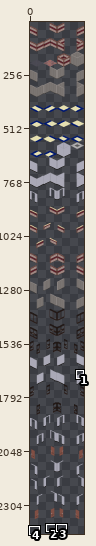
Sprite sheet -- Content/SheetsOrigin/cubiclewallssheet.png. Above, an overview of the earlier version with the close-up marked.
Close-up. Before:
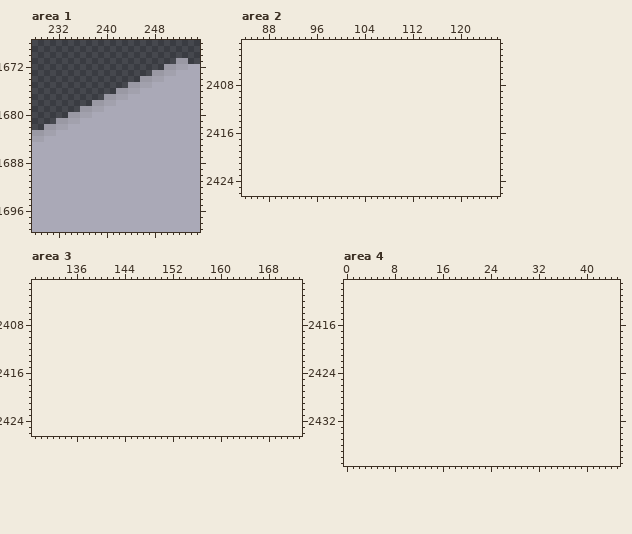
The file is 256x2376 pixels. Colours within 5 levels of each other are drawn and written as one. Shown: area 1: x 228..255, y 1668..1699; area 2: x 84..126, y 2401..2426; area 3: x 129..173, y 2401..2426; area 4: x 0..45, y 2409..2439. The old version is drawn lined up with the new one, on the new canvas. The wide view leaves out empty margins. The commit also changed other parts of the picture, which this record leaves out.
Once edited:
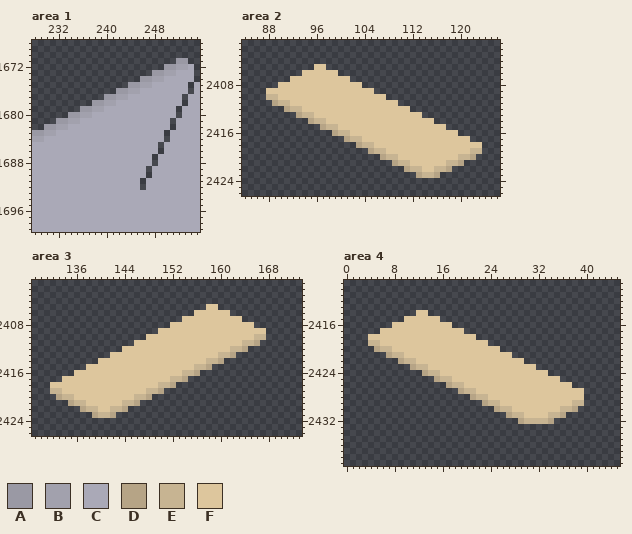
Palette (. is transparent): A #9a99a4  B #a2a1ad  C #aaa9b7  D #b6a486  E #c7b492  F #ddc69d
Changes in this commit:
canvas 256x2376 -> 256x2448
--- area 1
@@ x 244..255 @@
 1671 ........AA..
-1672 ......AABBCC
-1673 ....AABBCCCC
-1674 ..AABBCCCCCC
-1675 AABBCCCCCCCC
-1676 BBCCCCCCCCCC
-1677 CCCCCCCCCCCC
-1678 CCCCCCCCCCCC
-1679 CCCCCCCCCCCC
-1680 CCCCCCCCCCCC
-1681 CCCCCCCCCCCC
-1682 CCCCCCCCCCCC
-1683 CCCCCCCCCCCC
-1684 CCCCCCCCCCCC
-1685 CCCCCCCCCCCC
-1686 CCCCCCCCCCCC
-1687 CCCCCCCCCCCC
-1688 CCCCCCCCCCCC
-1689 CCCCCCCCCCCC
-1690 CCCCCCCCCCCC
-1691 CCCCCCCCCCCC
-1692 CCCCCCCCCCCC
+1672 ......AABBC.
+1673 ....AABBCCC.
+1674 ..AABBCCCCC.
+1675 AABBCCCCCC.C
+1676 BBCCCCCCCC.C
+1677 CCCCCCCCC.CC
+1678 CCCCCCCCC.CC
+1679 CCCCCCCC.CCC
+1680 CCCCCCCC.CCC
+1681 CCCCCCC.CCCC
+1682 CCCCCCC.CCCC
+1683 CCCCCC.CCCCC
+1684 CCCCCC.CCCCC
+1685 CCCCC.CCCCCC
+1686 CCCCC.CCCCCC
+1687 CCCC.CCCCCCC
+1688 CCCC.CCCCCCC
+1689 CCC.CCCCCCCC
+1690 CCC.CCCCCCCC
+1691 CC.CCCCCCCCC
+1692 CC.CCCCCCCCC
 1693 CCCCCCCCCCCC
--- area 2
@@ x 84..126 @@
 2404 ...........................................
-2405 ...........................................
-2406 ...........................................
-2407 ...........................................
-2408 ...........................................
-2409 ...........................................
-2410 ...........................................
-2411 ...........................................
-2412 ...........................................
-2413 ...........................................
-2414 ...........................................
-2415 ...........................................
-2416 ...........................................
-2417 ...........................................
-2418 ...........................................
-2419 ...........................................
-2420 ...........................................
-2421 ...........................................
-2422 ...........................................
-2423 ...........................................
+2405 ............FF.............................
+2406 ..........FFFFFF...........................
+2407 ........FFFFFFFFFF.........................
+2408 ......FFFFFFFFFFFFFF.......................
+2409 ....FFFFFFFFFFFFFFFFFF.....................
+2410 ....EEFFFFFFFFFFFFFFFFFF...................
+2411 .....DEEFFFFFFFFFFFFFFFFFF.................
+2412 .......DEEFFFFFFFFFFFFFFFFFF...............
+2413 .........DEEFFFFFFFFFFFFFFFFFF.............
+2414 ...........DEEFFFFFFFFFFFFFFFFFF...........
+2415 .............DEEFFFFFFFFFFFFFFFFFF.........
+2416 ...............DEEFFFFFFFFFFFFFFFFFF.......
+2417 .................DEEFFFFFFFFFFFFFFFFFF.....
+2418 ...................DEEFFFFFFFFFFFFFFFFFF...
+2419 .....................DEEFFFFFFFFFFFFFFEE...
+2420 .......................DEEFFFFFFFFFFEED....
+2421 .........................DEEFFFFFFEED......
+2422 ...........................DEEFFEED........
+2423 .............................DEED..........
 2424 ...........................................
--- area 3
@@ x 129..173 @@
 2404 .............................................
-2405 .............................................
-2406 .............................................
-2407 .............................................
-2408 .............................................
-2409 .............................................
-2410 .............................................
-2411 .............................................
-2412 .............................................
-2413 .............................................
-2414 .............................................
-2415 .............................................
-2416 .............................................
-2417 .............................................
-2418 .............................................
-2419 .............................................
-2420 .............................................
-2421 .............................................
-2422 .............................................
-2423 .............................................
+2405 .............................FF..............
+2406 ...........................FFFFFF............
+2407 .........................FFFFFFFFFF..........
+2408 .......................FFFFFFFFFFFFFF........
+2409 .....................FFFFFFFFFFFFFFFFFF......
+2410 ...................FFFFFFFFFFFFFFFFFFEE......
+2411 .................FFFFFFFFFFFFFFFFFFEED.......
+2412 ...............FFFFFFFFFFFFFFFFFFEED.........
+2413 .............FFFFFFFFFFFFFFFFFFEED...........
+2414 ...........FFFFFFFFFFFFFFFFFFEED.............
+2415 .........FFFFFFFFFFFFFFFFFFEED...............
+2416 .......FFFFFFFFFFFFFFFFFFEED.................
+2417 .....FFFFFFFFFFFFFFFFFFEED...................
+2418 ...FFFFFFFFFFFFFFFFFFEED.....................
+2419 ...EEFFFFFFFFFFFFFFEED.......................
+2420 ....DEEFFFFFFFFFFEED.........................
+2421 ......DEEFFFFFFEED...........................
+2422 ........DEEFFEED.............................
+2423 ..........DEED...............................
 2424 .............................................
--- area 4
@@ x 0..45 @@
 2413 ..............................................
-2414 ..............................................
-2415 ..............................................
-2416 ..............................................
-2417 ..............................................
-2418 ..............................................
-2419 ..............................................
-2420 ..............................................
-2421 ..............................................
-2422 ..............................................
-2423 ..............................................
-2424 ..............................................
-2425 ..............................................
-2426 ..............................................
-2427 ..............................................
-2428 ..............................................
-2429 ..............................................
-2430 ..............................................
-2431 ..............................................
-2432 ..............................................
+2414 ............FF................................
+2415 ..........FFFFFF..............................
+2416 ........FFFFFFFFFF............................
+2417 ......FFFFFFFFFFFFFF..........................
+2418 ....FFFFFFFFFFFFFFFFFF........................
+2419 ....EEFFFFFFFFFFFFFFFFFF......................
+2420 .....DEEFFFFFFFFFFFFFFFFFF....................
+2421 .......DEEFFFFFFFFFFFFFFFFFF..................
+2422 .........DEEFFFFFFFFFFFFFFFFFF................
+2423 ...........DEEFFFFFFFFFFFFFFFFFF..............
+2424 .............DEEFFFFFFFFFFFFFFFFFF............
+2425 ...............DEEFFFFFFFFFFFFFFFFFF..........
+2426 .................DEEFFFFFFFFFFFFFFFFFF........
+2427 ...................DEEFFFFFFFFFFFFFFFFFF......
+2428 .....................DEEFFFFFFFFFFFFFFFF......
+2429 .......................DEEFFFFFFFFFFFFEE......
+2430 .........................DEEFFFFFFFFEED.......
+2431 ...........................DEEFFFFEED.........
+2432 .............................DEEEED...........
 2433 ..............................................
Where, in picture pixels (left, top, right, bottom), the same in both close-ups:
erased: (140, 64, 200, 190)
added: (266, 64, 482, 178)
added: (50, 304, 266, 418)
added: (368, 310, 584, 424)
